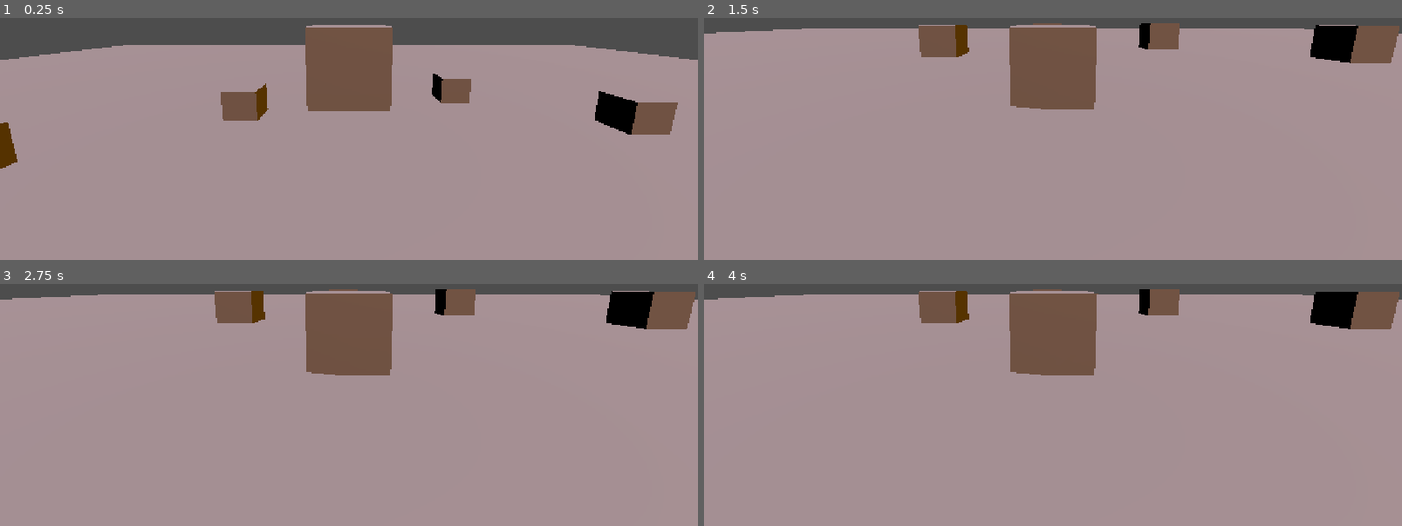
Above: before the commit, frames 1-4 (two rows, left to right).
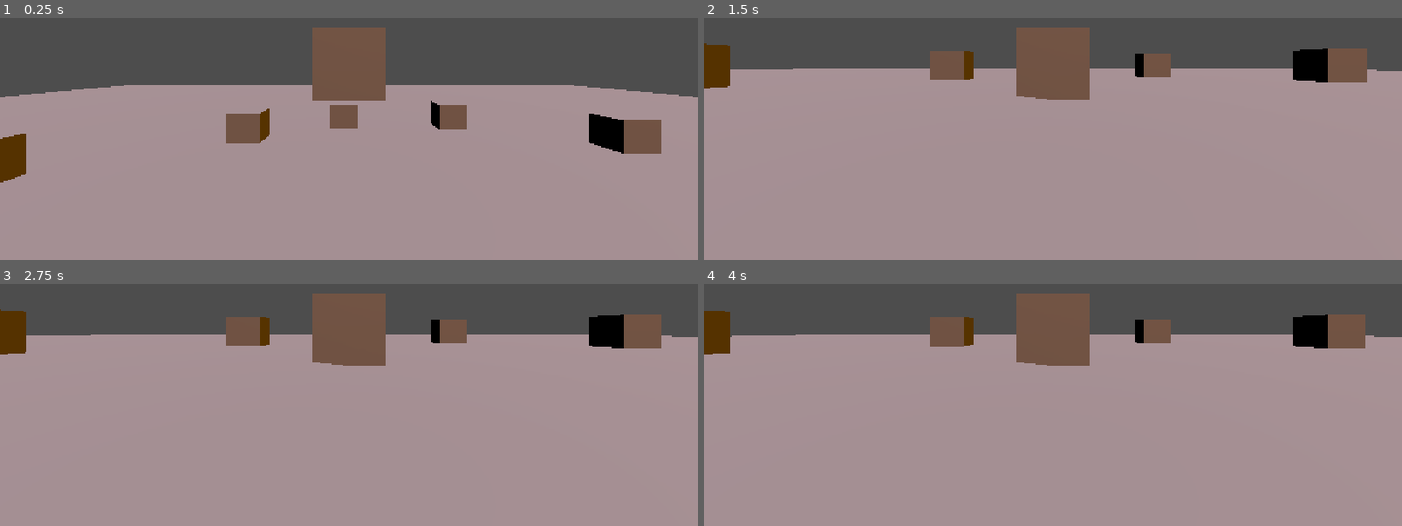
Above: after the commit, the same moments.

Repository: Sgedelta/orbscape
Game: Godot game, scene res://assets/random_bs_go/testing_deforming.tscn
Same seed, same stepped clock (60 frames per second), same inputs: the game is played once before the commit and once after it. The project has no main scene, so this scene is started directly.
Inputs (mouse positions are in pixels of both pictures, inside the frame that each line leads up to):
- Up to frame 1 (0.25 s): no input
- Up to frame 2 (1.5 s): move the mouse to (1206, 44) at 0.52 s; tap Mouse wheel down (backward) at 0.6 s; tap Enter at 1.25 s; move the mouse to (913, 83) at 1.27 s; tap Mouse wheel up (forward) at 1.35 s
- Up to frame 3 (2.75 s): tap Space at 2 s; move the mouse to (outside the picture) at 2.02 s; tap Mouse wheel down (backward) at 2.1 s
- Up to frame 4 (4 s): tap Enter at 2.75 s; move the mouse to (1018, 407) at 2.77 s; tap Mouse wheel up (forward) at 2.85 s; tap Space at 3.5 s; move the mouse to (1262, 388) at 3.52 s; tap Mouse wheel down (backward) at 3.6 s

The runs differ from the first frame. In frame 1, 20% of the frame differs, in the area x 0-100%, y 2-68%; in frame 2, 17%; in frame 3, 17%; in frame 4, 17%.

Commit message:
camera bs p1

Diff:
--- /dev/null
+++ b/assets/random_bs_go/camera_controller.gd
@@ -0,0 +1,26 @@
+extends Node3D
+
+@export var sensitivity = .003;
+@export var lower_limit = deg_to_rad(-30)
+@export var upper_limit = deg_to_rad(30)
+
+@onready var arm = $SpringArm
+
+# Called when the node enters the scene tree for the first time.
+func _ready() -> void:
+	pass # Replace with function body.
+
+
+# Called every frame. 'delta' is the elapsed time since the previous frame.
+func _process(delta: float) -> void:
+	pass
+
+
+func _unhandled_input(event: InputEvent) -> void:
+	if event is InputEventMouseMotion and Input.mouse_mode == Input.MOUSE_MODE_CAPTURED:
+		var rot_y = event.relative.y
+		var rot_x = event.relative.x
+
+
+
+	pass
--- a/assets/random_bs_go/testing_deforming.tscn
+++ b/assets/random_bs_go/testing_deforming.tscn
@@ -1,6 +1,7 @@
 [gd_scene format=3 uid="uid://bf01a8u61k32i"]
 
 [ext_resource type="Script" uid="uid://bstvd5dehp8po" path="res://assets/random_bs_go/test_player_controller.gd" id="1_p7kt0"]
+[ext_resource type="Script" uid="uid://t5ifmm1isyjj" path="res://assets/random_bs_go/camera_controller.gd" id="2_leiga"]
 
 [sub_resource type="BoxMesh" id="BoxMesh_bnkmg"]
 size = Vector3(50, 0.2, 50)
@@ -143,6 +144,9 @@
 
 [node name="CameraController" type="Node3D" parent="." unique_id=126044423]
 transform = Transform3D(1, 0, 0, 0, 1, 0, 0, 0, 1, 0, 2.7584229, 0)
+script = ExtResource("2_leiga")
 
-[node name="Camera3D" type="Camera3D" parent="CameraController" unique_id=2139276475]
-transform = Transform3D(1, 0, 0, 0, 0.9841072, 0.17757529, 0, -0.17757529, 0.9841072, 0, 0.5988345, 3.4073458)
+[node name="SpringArm" type="SpringArm3D" parent="CameraController" unique_id=2059529842]
+spring_length = 4.0
+
+[node name="Camera3D" type="Camera3D" parent="CameraController/SpringArm" unique_id=2139276475]
Not shown, added: assets/random_bs_go/camera_controller.gd.uid
